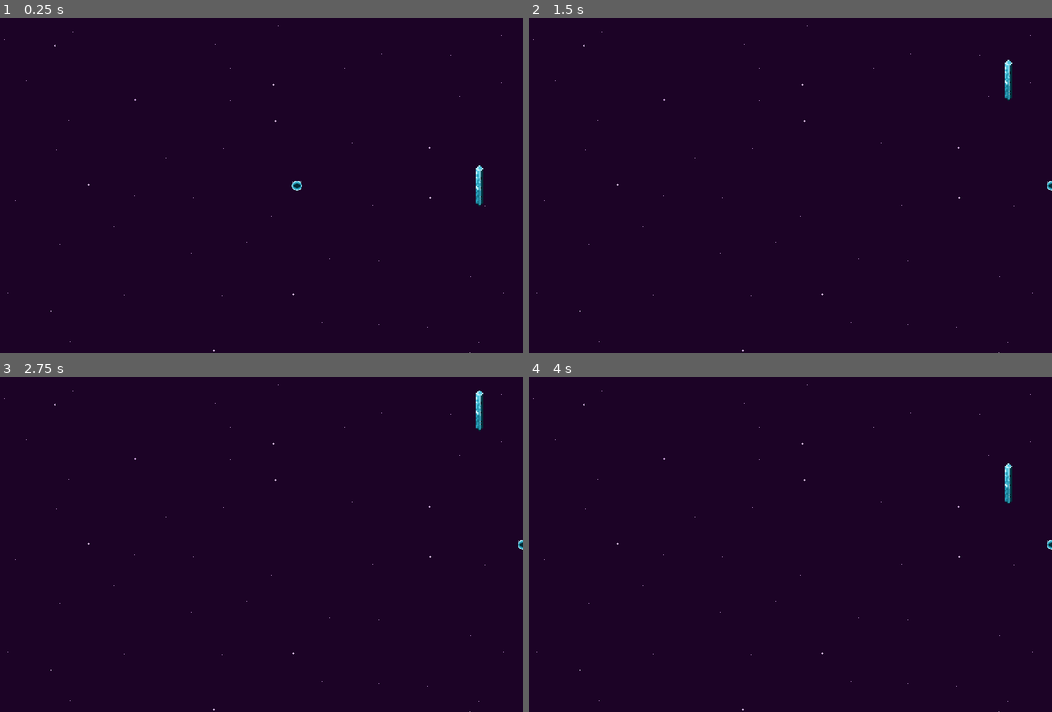
Above: before the commit, frames 1-4 (two rows, left to right).
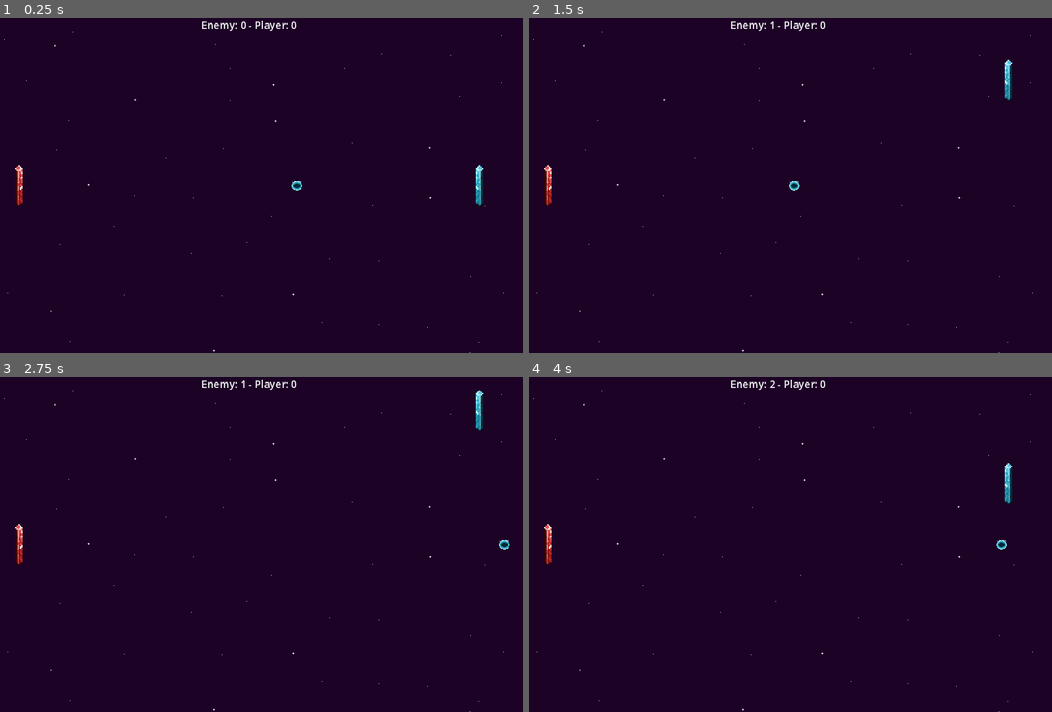
Above: after the commit, the same moments.

Repository: Hliceath/pong
Game: Godot game, scene res://main.tscn
Same seed, same stepped clock (60 frames per second), same inputs: the game is played once before the commit and once after it. The project has no main scene, so this scene is started directly.
Inputs:
- Up to frame 1 (0.25 s): no input
- Up to frame 2 (1.5 s): hold Up (move_up) 0.53-1.28 s; hold Down (move_down) from 1.28 s (still down)
- Up to frame 3 (2.75 s): release Down (move_down) at 2.03 s; hold Up (move_up) from 2.03 s (still down)
- Up to frame 4 (4 s): tap Enter at 3.5 s; release Up (move_up) at 3.53 s; hold Down (move_down) from 3.53 s (still down)

The runs differ from the first frame. In frame 1, 0.3% of the frame differs, in the area x 2-57%, y 0-57%; in frame 2, 0.4%; in frame 3, 0.4%; in frame 4, 0.4%, in the area x 2-100%, y 0-57%.

Commit message:
added ball and enemy logic

Diff:
--- a/main.tscn
+++ b/main.tscn
@@ -1,11 +1,16 @@
-[gd_scene load_steps=5 format=3 uid="uid://u35f8ph7wtxb"]
+[gd_scene load_steps=9 format=3 uid="uid://u35f8ph7wtxb"]
 
 [ext_resource type="PackedScene" uid="uid://60ue8ocdavnj" path="res://scenes/player.tscn" id="1_r878t"]
+[ext_resource type="Script" path="res://scripts/main.gd" id="1_yhtpe"]
 [ext_resource type="PackedScene" uid="uid://d1ohfadx501xl" path="res://scenes/ball.tscn" id="3_5tq56"]
 [ext_resource type="Texture2D" uid="uid://c1d76qx47plrb" path="res://assets/bg_space.png" id="3_h6rbv"]
 [ext_resource type="PackedScene" uid="uid://58tmxt1eutty" path="res://scenes/wall.tscn" id="4_mwarn"]
+[ext_resource type="PackedScene" uid="uid://ca7ab1qyxol0h" path="res://scenes/enemy.tscn" id="5_cpe34"]
+[ext_resource type="PackedScene" uid="uid://cxlx43hqiqkg0" path="res://scenes/goal.tscn" id="5_imo88"]
+[ext_resource type="PackedScene" uid="uid://dv8hgdipk7grb" path="res://scenes/ui.tscn" id="7_u8sik"]
 
 [node name="Node" type="Node"]
+script = ExtResource("1_yhtpe")
 
 [node name="Background" type="TextureRect" parent="."]
 z_index = -1
@@ -14,12 +19,22 @@
 texture = ExtResource("3_h6rbv")
 
 [node name="Ball" parent="." instance=ExtResource("3_5tq56")]
-position = Vector2(429, 263)
+position = Vector2(0, -23)
 
 [node name="Player" parent="." instance=ExtResource("1_r878t")]
 position = Vector2(790, 263)
+
+[node name="Enemy" parent="." instance=ExtResource("5_cpe34")]
+position = Vector2(68, 263)
 
 [node name="Top Wall" parent="." instance=ExtResource("4_mwarn")]
 
 [node name="Bottom Wall" parent="." instance=ExtResource("4_mwarn")]
 position = Vector2(-1, 526)
+
+[node name="Enemy Goal" parent="." instance=ExtResource("5_imo88")]
+
+[node name="Player Goal" parent="." instance=ExtResource("5_imo88")]
+position = Vector2(867, 0)
+
+[node name="UI" parent="." instance=ExtResource("7_u8sik")]
--- /dev/null
+++ b/scenes/enemy.tscn
@@ -0,0 +1,29 @@
+[gd_scene load_steps=5 format=3 uid="uid://ca7ab1qyxol0h"]
+
+[ext_resource type="Texture2D" uid="uid://cfr8icgc6xu1l" path="res://assets/pong_bar_enemy.png" id="1_7yar5"]
+[ext_resource type="Script" path="res://scripts/enemy.gd" id="1_noxw1"]
+
+[sub_resource type="SpriteFrames" id="SpriteFrames_8n7wo"]
+animations = [{
+"frames": [{
+"duration": 1.0,
+"texture": ExtResource("1_7yar5")
+}],
+"loop": true,
+"name": &"default",
+"speed": 5.0
+}]
+
+[sub_resource type="RectangleShape2D" id="RectangleShape2D_urhnh"]
+size = Vector2(6, 32)
+
+[node name="Enemy" type="CharacterBody2D"]
+scale = Vector2(2, 2)
+script = ExtResource("1_noxw1")
+
+[node name="AnimatedSprite2D" type="AnimatedSprite2D" parent="."]
+sprite_frames = SubResource("SpriteFrames_8n7wo")
+flip_h = true
+
+[node name="CollisionShape2D" type="CollisionShape2D" parent="."]
+shape = SubResource("RectangleShape2D_urhnh")
--- /dev/null
+++ b/scenes/goal.tscn
@@ -0,0 +1,15 @@
+[gd_scene load_steps=3 format=3 uid="uid://cxlx43hqiqkg0"]
+
+[ext_resource type="Script" path="res://scripts/goal.gd" id="1_pok8y"]
+
+[sub_resource type="RectangleShape2D" id="RectangleShape2D_v4qva"]
+size = Vector2(11, 523)
+
+[node name="Goal" type="Area2D"]
+script = ExtResource("1_pok8y")
+
+[node name="CollisionShape2D" type="CollisionShape2D" parent="."]
+position = Vector2(-4.5, 262.5)
+shape = SubResource("RectangleShape2D_v4qva")
+
+[connection signal="body_entered" from="." to="." method="_on_body_entered"]
--- a/scenes/player.tscn
+++ b/scenes/player.tscn
@@ -19,6 +19,7 @@
 
 [node name="Player" type="CharacterBody2D"]
 scale = Vector2(2, 2)
+motion_mode = 1
 script = ExtResource("1_8wfeb")
 
 [node name="CollisionShape2D" type="CollisionShape2D" parent="."]
--- /dev/null
+++ b/scenes/ui.tscn
@@ -0,0 +1,24 @@
+[gd_scene load_steps=2 format=3 uid="uid://dv8hgdipk7grb"]
+
+[ext_resource type="Script" path="res://scripts/ui.gd" id="1_5f7i5"]
+
+[node name="UI" type="Control"]
+layout_mode = 3
+anchors_preset = 15
+anchor_right = 1.0
+anchor_bottom = 1.0
+grow_horizontal = 2
+grow_vertical = 2
+script = ExtResource("1_5f7i5")
+
+[node name="CanvasLayer" type="CanvasLayer" parent="."]
+
+[node name="ScoreLabel" type="Label" parent="CanvasLayer"]
+anchors_preset = 5
+anchor_left = 0.5
+anchor_right = 0.5
+offset_left = -20.0
+offset_right = 20.0
+offset_bottom = 23.0
+grow_horizontal = 2
+size_flags_horizontal = 4
--- a/scripts/ball.gd
+++ b/scripts/ball.gd
@@ -5,14 +5,17 @@
 
 func _ready() -> void:
 	screen_size = get_viewport_rect().size
-	velocity.x = 1.0 * speed
 
 func _physics_process(delta: float) -> void:
 	var collision: KinematicCollision2D = move_and_collide(velocity * delta)
 
 	if collision:
-		if collision.get_collider().name == "Player" or collision.get_collider().name == "Enemy":
-			velocity.x = -velocity.x * speed
-		velocity.y = 1.0 * speed
+		var normal: Vector2 = collision.get_normal()
+		velocity = velocity.bounce(normal)
 
 	position = position.clamp(Vector2.ZERO, screen_size)
+
+func reset_ball_position() -> void:
+	velocity.y = 0
+	position.x = 429
+	position.y = 263
--- /dev/null
+++ b/scripts/enemy.gd
@@ -0,0 +1,12 @@
+extends CharacterBody2D
+
+var speed: float = 300.0
+var screen_size: Vector2
+var ball: CharacterBody2D
+
+func _ready() -> void:
+	screen_size = get_viewport_rect().size
+	ball = get_parent().get_node("Ball")
+
+func _physics_process(_delta: float) -> void:
+	global_position.y = ball.global_position.y
--- /dev/null
+++ b/scripts/goal.gd
@@ -0,0 +1,5 @@
+extends Area2D
+
+
+func _on_body_entered(_body: PhysicsBody2D) -> void:
+	get_parent().increment_score(self.name)
--- /dev/null
+++ b/scripts/main.gd
@@ -0,0 +1,30 @@
+extends Node
+
+var enemy_score: int
+var player_score: int
+
+func _ready() -> void:
+	new_game()
+
+func is_game_over() -> bool:
+	return true if enemy_score == 3 or player_score == 3 else false
+
+func new_game() -> void:
+	enemy_score = 0
+	player_score = 0
+	$UI.update_score(enemy_score, player_score)
+	$Ball.reset_ball_position()
+	if $Ball.velocity.x == 0:
+		$Ball.velocity.x = 1.0 * $Ball.speed
+
+func increment_score(goal_name: String) -> void:
+	if "Enemy" in goal_name:
+		player_score += 1
+	if "Player" in goal_name:
+		enemy_score += 1
+
+	$UI.update_score(enemy_score, player_score)
+	$Ball.reset_ball_position()
+
+	if is_game_over():
+		new_game()
--- /dev/null
+++ b/scripts/ui.gd
@@ -0,0 +1,4 @@
+extends Control
+
+func update_score(enemy_score: int, player_score: int) -> void:
+	$CanvasLayer/ScoreLabel.text = "Enemy: " + str(enemy_score) + " - Player: " + str(player_score)
